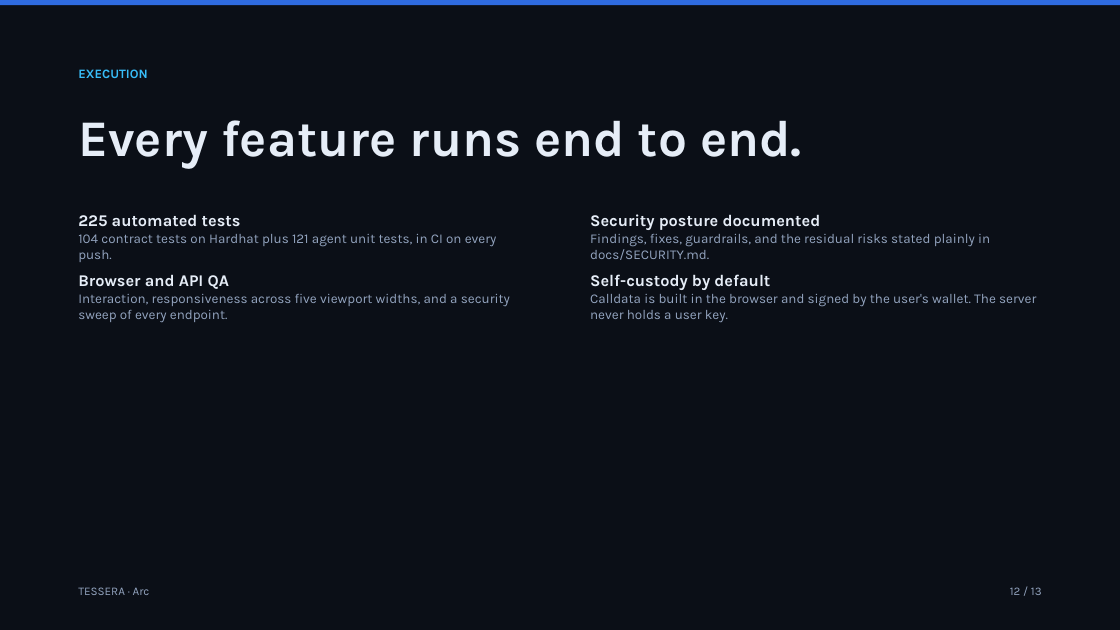
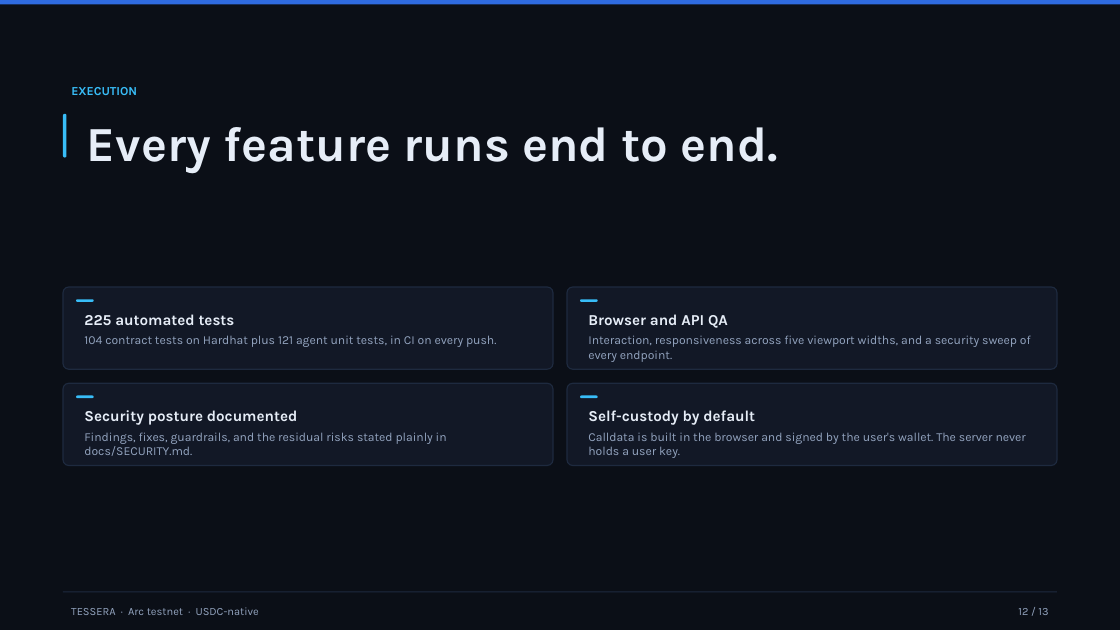
Before and after one commit to rgdtnhat/arc, a slide deck: slide 12 of docs/deck.pptx. Drawn at 1120x630 pixels with LibreOffice and Linux fonts; fonts in the diff are those of the drawing. Boxes give left, top, right and bottom in pixels: in the first picture for what was removed or moved away, otherwise in the second. Text is boxed around its words. In the diff, an @@ line names an element or a change of style, - is before the commit and + after.

```diff
--- a/docs/deck.pptx
+++ b/docs/deck.pptx
@@ text "EXECUTION": place and size @@
-text "EXECUTION" at <box>78,69,148,78</box>
+text "EXECUTION" at <box>71,87,137,95</box>
@@ text "EXECUTION" at <box>71,87,137,95</box>: size 11 to 10.5 pt @@
@@ rounded rectangle added at <box>63,113,66,157</box>, fill #38BDF8 @@
@@ text "Every feature runs end to ...": place and size @@
-text "Every feature runs end to ..." at <box>78,120,802,169</box>
+text "Every feature runs end to ..." at <box>87,127,778,173</box>
@@ text "Every feature runs end to ..." at <box>87,127,778,173</box>: size 44 to 42 pt @@
@@ text at <box>590,214,990,260</box>: paragraphs removed @@
-Security posture documented
-Findings, fixes, guardrails, and the residual risks stated plainly in docs/SECURITY.md.
@@ rounded rectangle added at <box>63,287,553,370</box>, fill #121826, outline #1E2A3F 1 pt @@
@@ rounded rectangle added at <box>76,299,94,302</box>, fill #38BDF8 @@
@@ text at <box>78,294,510,322</box>: paragraphs removed @@
-Browser and API QA
-Interaction, responsiveness across five viewport widths, and a security sweep of every endpoint.
@@ rounded rectangle added at <box>567,287,1057,370</box>, fill #121826, outline #1E2A3F 1 pt @@
@@ rounded rectangle added at <box>581,299,598,302</box>, fill #38BDF8 @@
@@ text "225 automated tests": place and size @@
-text "225 automated tests" at <box>78,214,510,322</box>
+text "225 automated tests" at <box>84,314,496,347</box>
@@ text "225 automated tests" at <box>84,314,496,347</box>: size 14 to 13 pt in "225 automated tests"; size 11.5 to 10.5 pt in "104 contract tests on Hardhat plus 121 ..."; more space between paragraphs @@
@@ text added at <box>588,314,1031,362</box>, 10.5 pt, text #93A4BF @@
+Browser and API QA
+Interaction, responsiveness across five viewport widths, and a security sweep of every endpoint.
@@ rounded rectangle added at <box>63,383,553,465</box>, fill #121826, outline #1E2A3F 1 pt @@
@@ rounded rectangle added at <box>567,383,1057,465</box>, fill #121826, outline #1E2A3F 1 pt @@
@@ rounded rectangle added at <box>76,396,94,398</box>, fill #38BDF8 @@
@@ text added at <box>84,410,447,456</box>, 10.5 pt, text #93A4BF @@
+Security posture documented
+Findings, fixes, guardrails, and the residual risks stated plainly in docs/SECURITY.md.
@@ text "Self-custody by default": place and size @@
-text "Self-custody by default" at <box>590,214,1036,322</box>
+text "Self-custody by default" at <box>588,410,1026,458</box>
@@ text "Self-custody by default" at <box>588,410,1026,458</box>: size 14 to 13 pt in "Self-custody by default"; size 11.5 to 10.5 pt in "Calldata is built in the browser and ..."; less space between paragraphs; more space between paragraphs @@
@@ rounded rectangle added at <box>581,396,598,398</box>, fill #38BDF8 @@
@@ rectangle added at <box>63,592,1057,592</box>, fill #1E2A3F @@
@@ text at <box>71,607,259,615</box>: text changed; size 10 to 9.5 pt @@
-TESSERA · Arc
+TESSERA · Arc testnet · USDC-native
@@ text "12 / 13": place and size @@
-text "12 / 13" at <box>1010,587,1042,595</box>
+text "12 / 13" at <box>1018,608,1048,615</box>
@@ text "12 / 13" at <box>1018,608,1048,615</box>: size 10 to 9.5 pt @@
```
Also in this commit, not shown: 12 other slides changed, 2 other files.
